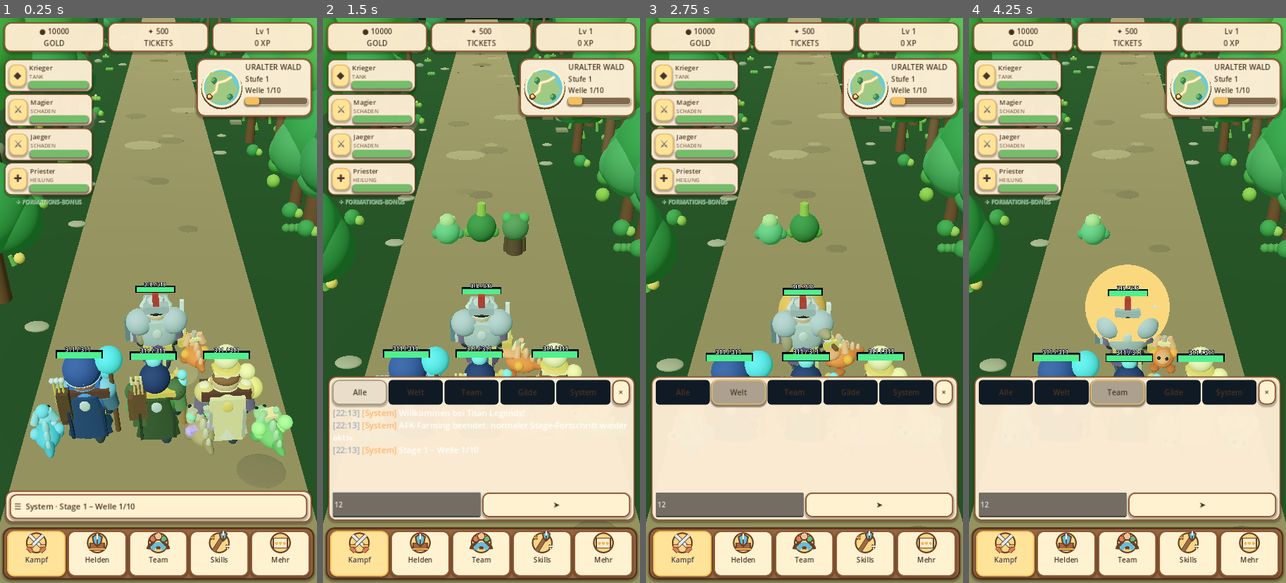
Above: before the commit, frames 1-4 (left to right).
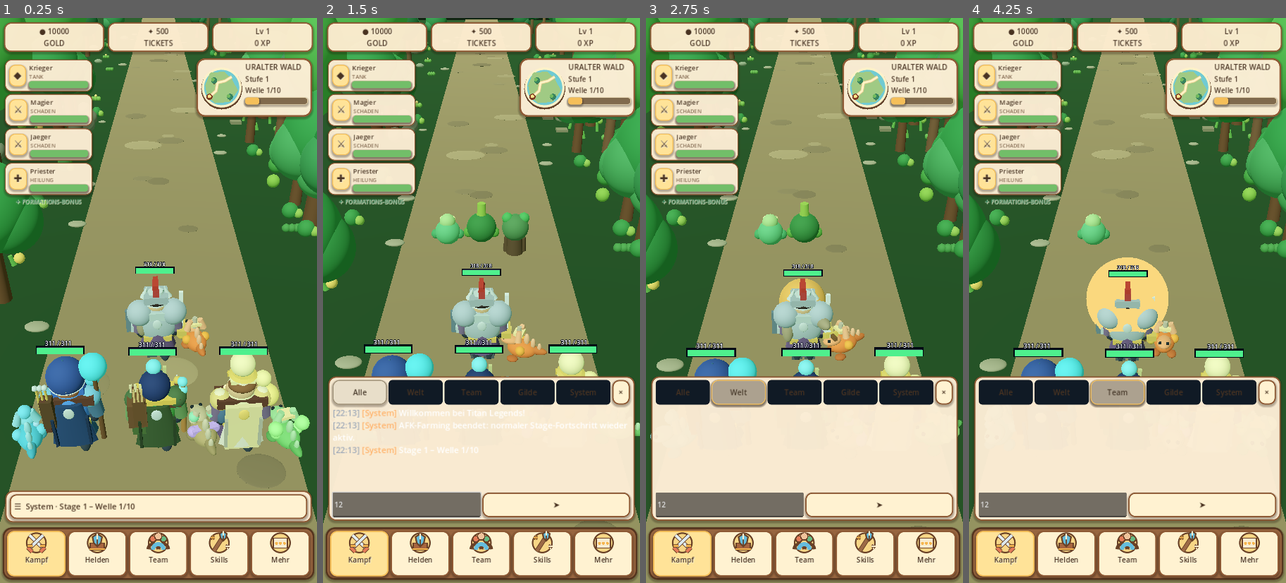
Above: after the commit, the same moments.

Repository: xynewageyx/TitanLegend
Game: Godot game, scene res://scenes/main.tscn
The game is run twice, just before and just after one commit, with the same random seed, the same clock (stepped at 60 frames per second) and the same inputs.
Inputs (mouse positions are in pixels of both pictures, inside the frame that each line leads up to):
- Up to frame 1 (0.25 s): no input
- Up to frame 2 (1.5 s): click "☰ System · Stage 1 – Welle 1/…" at 0.5 s; click (405, 503) at 1.27 s; type "12" at 1.35 s
- Up to frame 3 (2.75 s): click "Welt" at 2 s
- Up to frame 4 (4.25 s): click "Alle" at 2.75 s; click "Team" at 3.5 s

The runs differ from the first frame. In frame 1, 12% of the frame differs, in the area x 3-98%, y 43-78%; in frame 2, 4.7%; in frame 3, 4.7%; in frame 4, 4.9%.

Commit message:
Improve portrait team spacing companion offsets and HP bar clearance

Diff:
--- a/scripts/team_formation.gd
+++ b/scripts/team_formation.gd
@@ -15,9 +15,9 @@
  var index_in_row: int = row.find(slot)
  # Keep compact all-melee teams inside the path, but give mixed teams
  # enough lateral room for large helmets, weapons and passive companions.
- var spacing: float = 1.7 if row.size() <= 3 else 1.35
+ var spacing: float = 2.05 if row.size() <= 3 else 1.48
  var x: float = (float(index_in_row) - float(row.size() - 1) / 2.0) * spacing
- return Vector3(x, 0.0, -1.7 if in_front else 1.0)
+ return Vector3(x, 0.0, -2.15 if in_front else 1.25)
 var heroes: Array[Node3D] = []
 var class_ids: Array[int] = [0, 6, 4, 9]
 var talent_branches: Array = [[-1,-1,-1], [-1,-1,-1], [-1,-1,-1], [-1,-1,-1]]
@@ -449,7 +449,7 @@
   # Place passive pets on the outer side of each row to avoid crowding.
   var anchor_x: float = _formation_position(i).x
   var pet_side: float = -1.0 if anchor_x < 0.0 else 1.0
-  pet.position = Vector3(pet_side * 1.05, 0.0, 0.35)
+  pet.position = Vector3(pet_side * 1.12, 0.0, 0.12)
   hero.add_child(pet)
   preload("res://scripts/pet_creature_visuals.gd").decorate(pet, pet_element_ids[i], i)
   DesignDetails.pet(pet, i)
@@ -480,7 +480,7 @@
   old.queue_free()
  var bar: Node3D = Node3D.new()
  bar.name = "HeroHealthBar"
- bar.position = Vector3(0.0, 2.68, 0.0)
+ bar.position = Vector3(0.0, 3.02, 0.0)
  hero.add_child(bar)
  # Update 144: a larger, high-contrast health display for portrait screens.
  var frame: MeshInstance3D = _health_bar_piece(bar, "Frame", Color(0.02, 0.04, 0.08, 0.98), -0.012)
@@ -491,7 +491,7 @@
  (fill.mesh as QuadMesh).size = Vector2(1.04, 0.14)
  var value_label: Label3D = Label3D.new()
  value_label.name = "HPValue"
- value_label.position = Vector3(0.0, 0.19, 0.04)
+ value_label.position = Vector3(0.0, 0.23, 0.04)
  value_label.font_size = 34
  value_label.pixel_size = 0.004
  value_label.billboard = BaseMaterial3D.BILLBOARD_ENABLED
